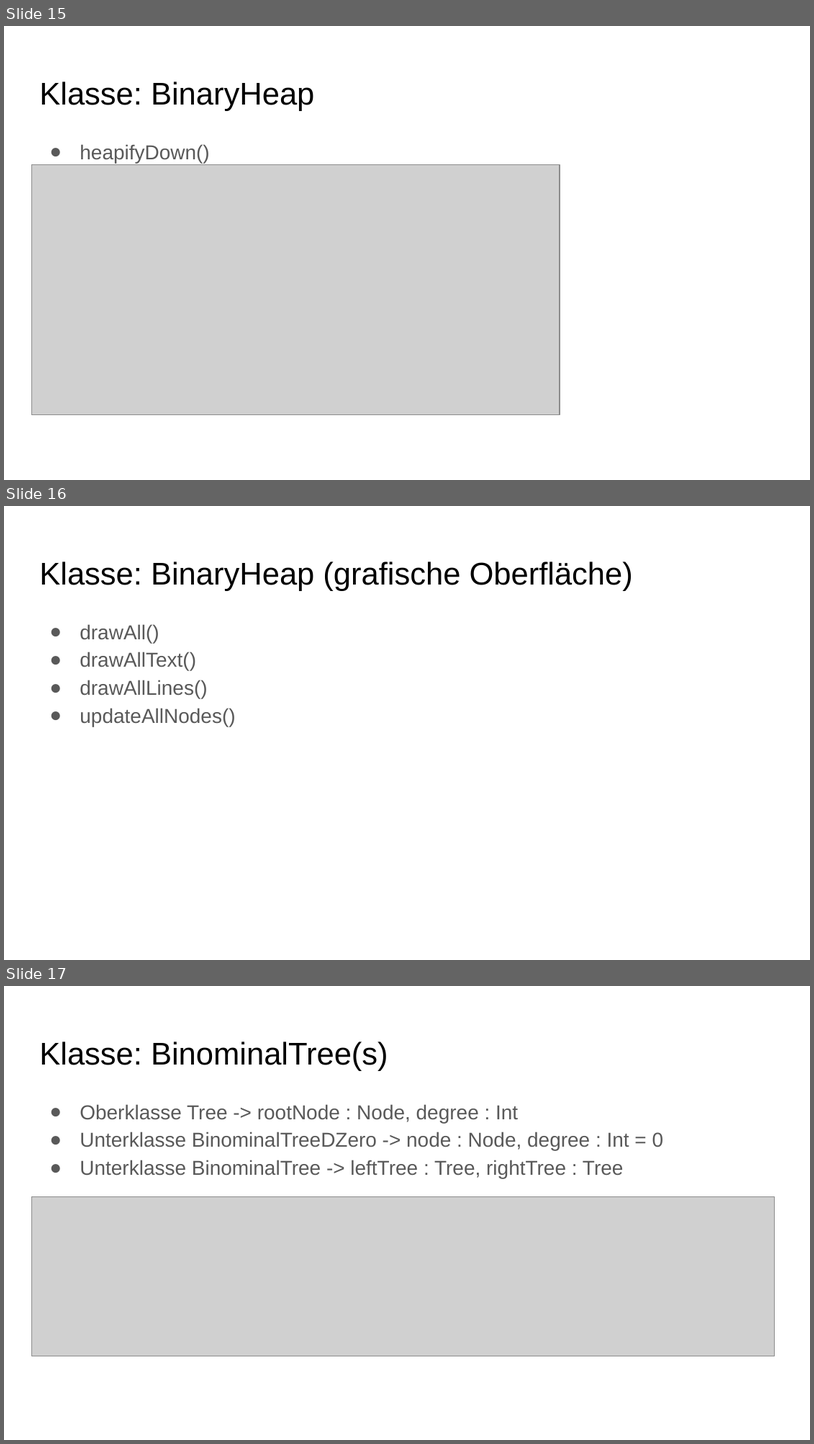
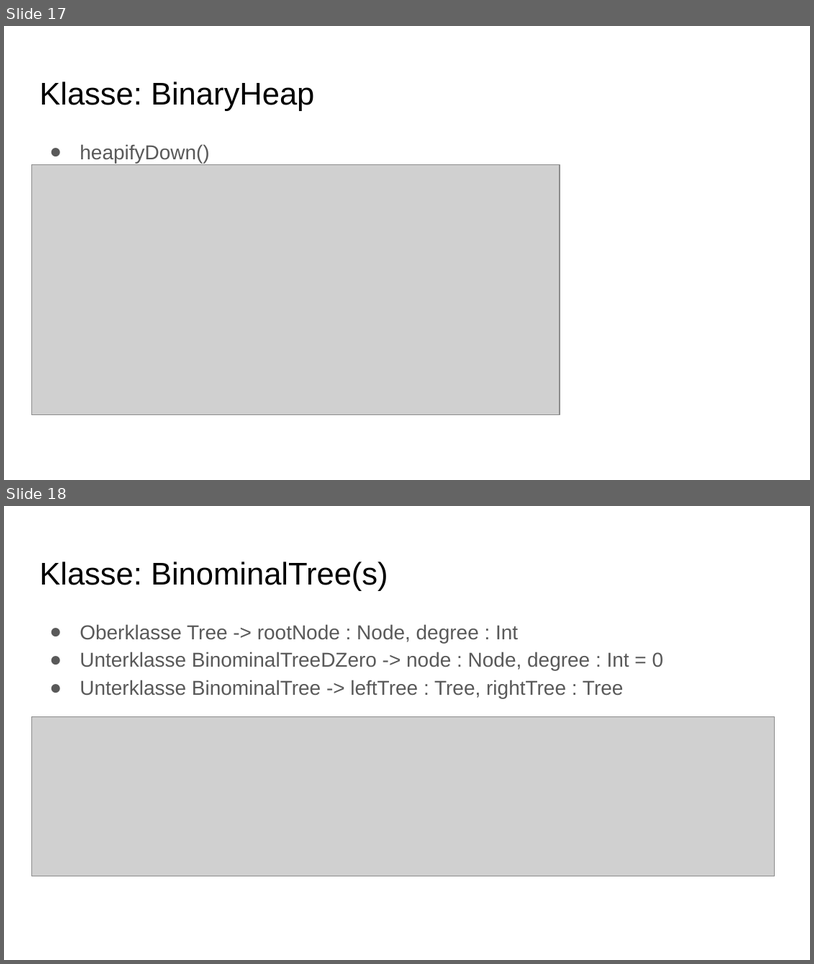
Before and after one commit to DieCoolenVonDerSchule/Algo1920fixed, a slide deck: Dokumente/Präsentation.pptx. Shown one above the other, each under a label of ours: slides 15, 16 and 17 before the commit, slides 17 and 18 after it. The pictures are 814x1444 and 814x964 pixels, drawn with LibreOffice and Linux fonts; fonts in the diff are those of the drawing; grey boxes stand for pictures. Boxes give left, top, right and bottom in pixels: in the first picture for what was removed or moved away, otherwise in the second. Text is boxed around its words. In the diff, an @@ line names an element or a change of style, - is before the commit and + after.

```diff
--- a/Dokumente/Präsentation.pptx
+++ b/Dokumente/Präsentation.pptx
@@ slide 16 removed at [4, 506, 810, 960], background #FFFFFF @@
@@ title removed at [39, 561, 633, 591] @@
-Klasse: BinaryHeap (grafische Oberfläche)
@@ text removed at [80, 624, 235, 726] @@
-● drawAll()
-● drawAllText()
-● drawAllLines()
-● updateAllNodes()
@@ what was slide 15 is now slide 17 @@
@@ what was slide 17 is now slide 18 @@
```
Also in this commit, not shown: 6 slides changed, 3 slides added, 1 other slide removed, 5 other files.
